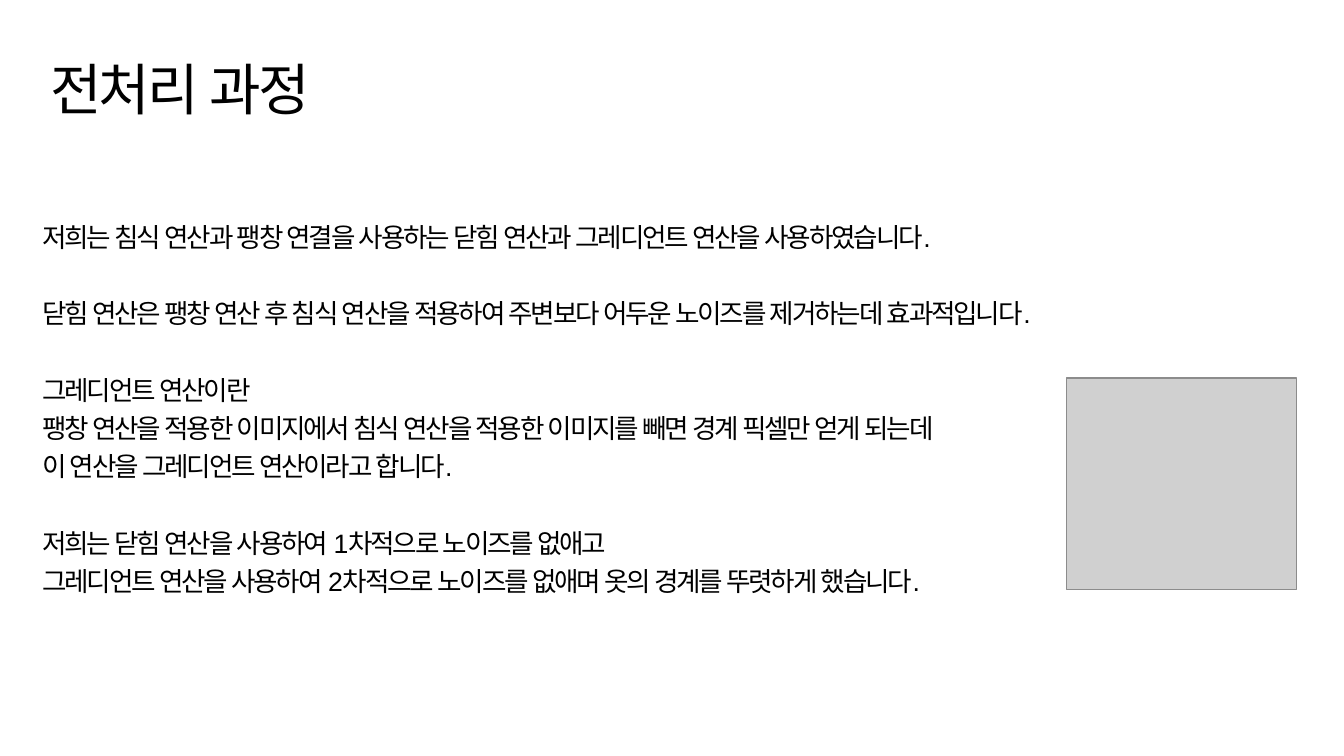
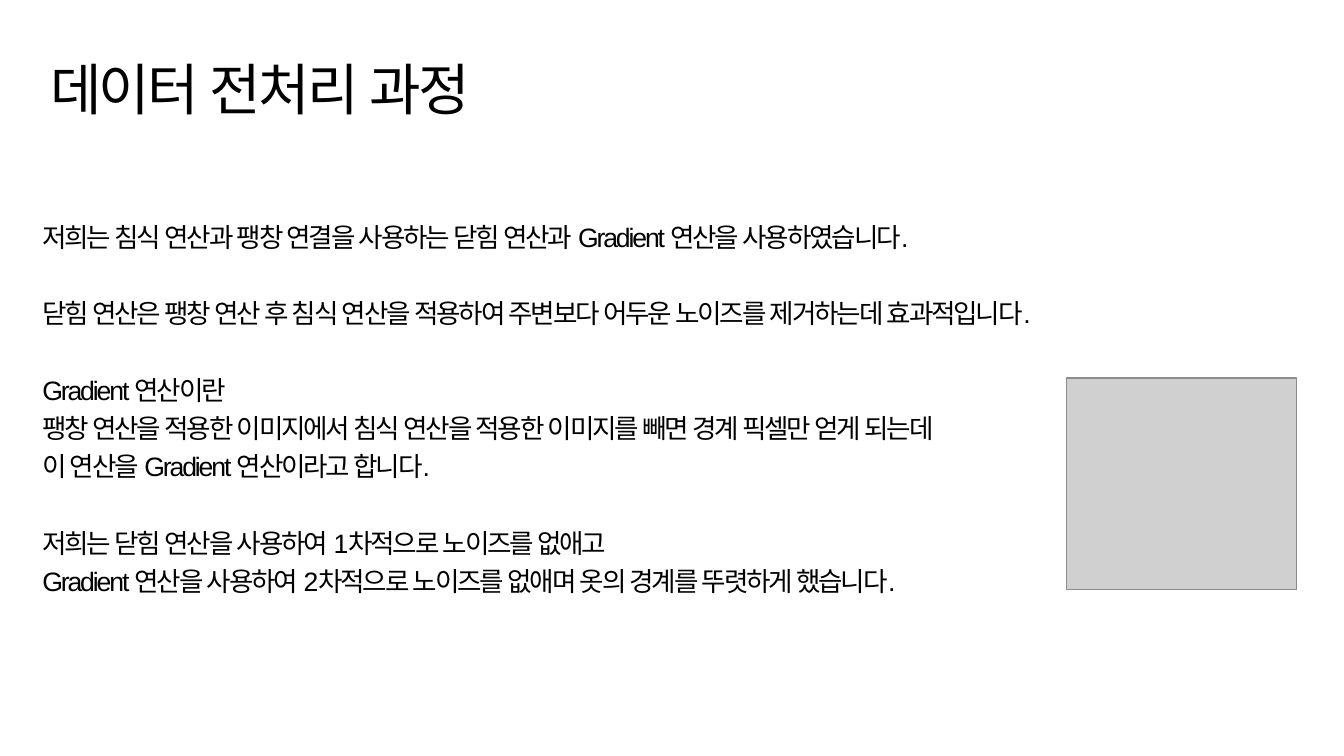
Before and after one commit to suk-6/22-dcc, a slide deck: slide 7 of 춘식이 발표자료.pptx (slide 8 before the commit). Drawn at 1344x756 pixels with LibreOffice and Linux fonts; fonts in the diff are those of the drawing; grey boxes stand for pictures; background and template pictures are left out. Boxes give left, top, right and bottom in pixels: in the first picture for what was removed or moved away, otherwise in the second. Text is boxed around its words. In the diff, an @@ line names an element or a change of style, - is before the commit and + after.

```diff
--- a/춘식이 발표자료.pptx
+++ b/춘식이 발표자료.pptx
@@ title at <box>50,63,470,115</box>: text changed @@
-전처리 과정
+데이터 전처리 과정
@@ text at <box>42,224,909,249</box>: text changed @@
-저희는 침식 연산과 팽창 연결을 사용하는 닫힘 연산과 그레디언트 연산을 사용하였습니다.
+저희는 침식 연산과 팽창 연결을 사용하는 닫힘 연산과 Gradient 연산을 사용하였습니다.
@@ text at <box>42,378,226,402</box>: text changed @@
-그레디언트 연산이란
+Gradient 연산이란
@@ text at <box>42,453,431,478</box>: text changed @@
-이 연산을 그레디언트 연산이라고 합니다.
+이 연산을 Gradient 연산이라고 합니다.
@@ text at <box>42,569,895,593</box>: text changed @@
-그레디언트 연산을 사용하여 2차적으로 노이즈를 없애며 옷의 경계를 뚜렷하게 했습니다.
+Gradient 연산을 사용하여 2차적으로 노이즈를 없애며 옷의 경계를 뚜렷하게 했습니다.
```
Also in this commit, not shown: 9 other slides changed.
